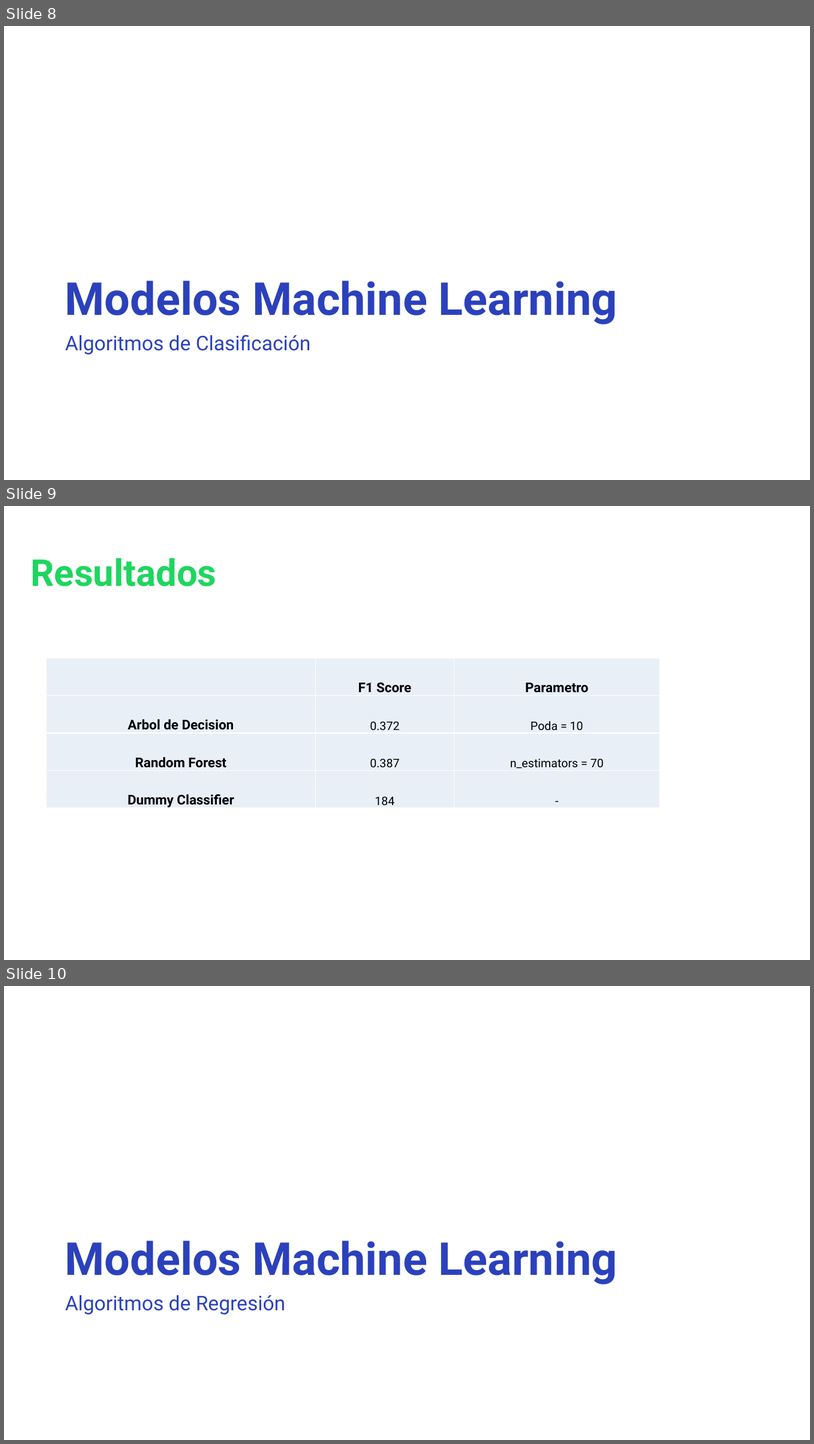
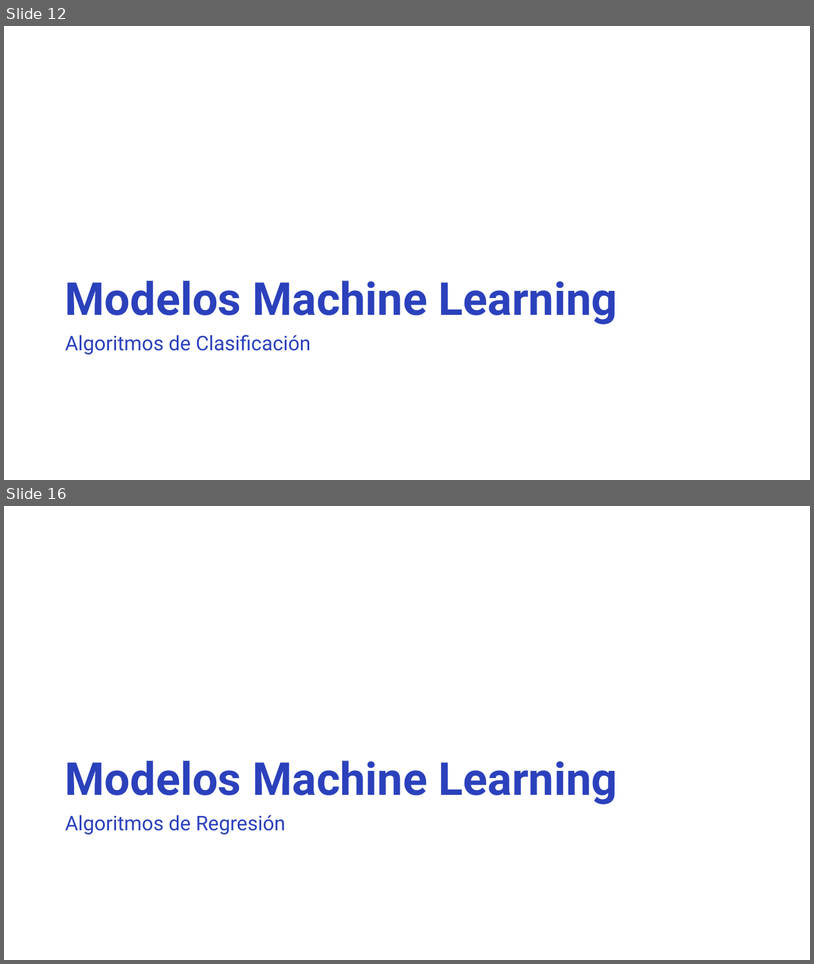
Before and after one commit to Rossana139/CoderHouse-25570-Proyecto-Spotify, a slide deck: Resumen y Presentacion/ProyectoSpotify.pptx. Shown one above the other, each under a label of ours: slides 8, 9 and 10 before the commit, slides 12 and 16 after it; the slides between them are not shown. The pictures are 814x1444 and 814x964 pixels, drawn with LibreOffice and Linux fonts; fonts in the diff are those of the drawing; background and template pictures are left out. Boxes give left, top, right and bottom in pixels: in the first picture for what was removed or moved away, otherwise in the second. Text is boxed around its words. In the diff, an @@ line names an element or a change of style, - is before the commit and + after.

```diff
--- a/Resumen y Presentacion/ProyectoSpotify.pptx
+++ b/Resumen y Presentacion/ProyectoSpotify.pptx
@@ slide 9 removed at bbox=[4, 506, 810, 960], background picture (left out) @@
@@ title removed at bbox=[31, 558, 217, 586] @@
-Resultados
@@ table removed at bbox=[47, 658, 660, 810], 4 rows, 3 columns @@
- | F1 Score | Parametro
-Arbol de Decision | 0.372 | Poda = 10
-Random Forest | 0.387 | n_estimators = 70
-Dummy Classifier | 184 | -
@@ what was slide 8 is now slide 12 @@
@@ what was slide 10 is now slide 16 @@
```
Also in this commit, not shown: 2 slides changed, 10 slides added.
